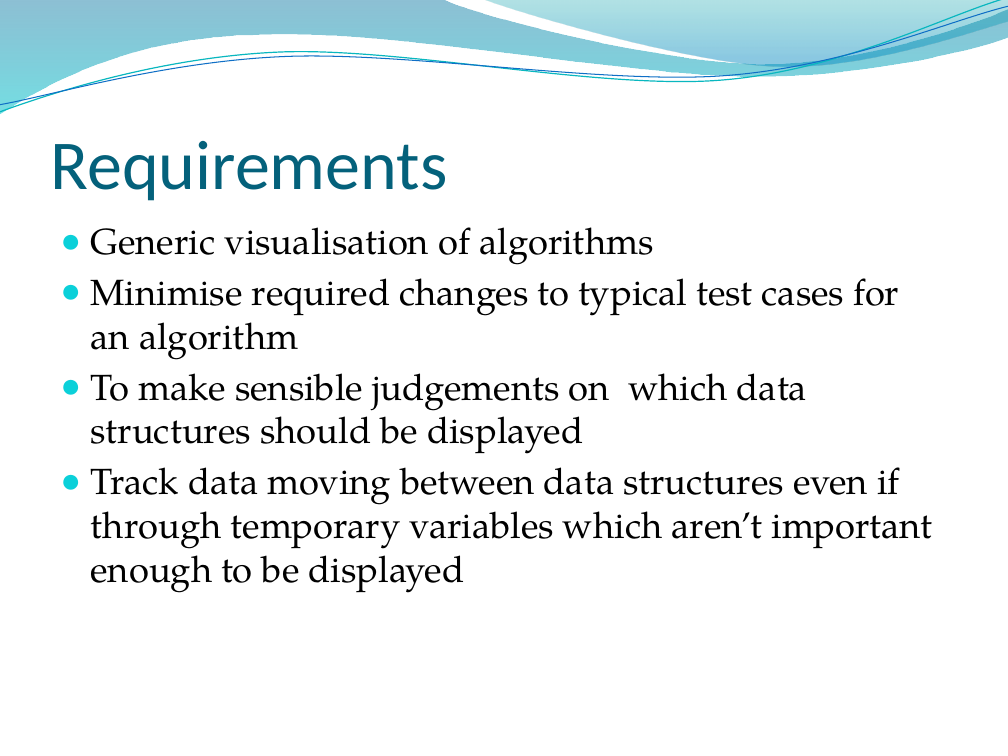
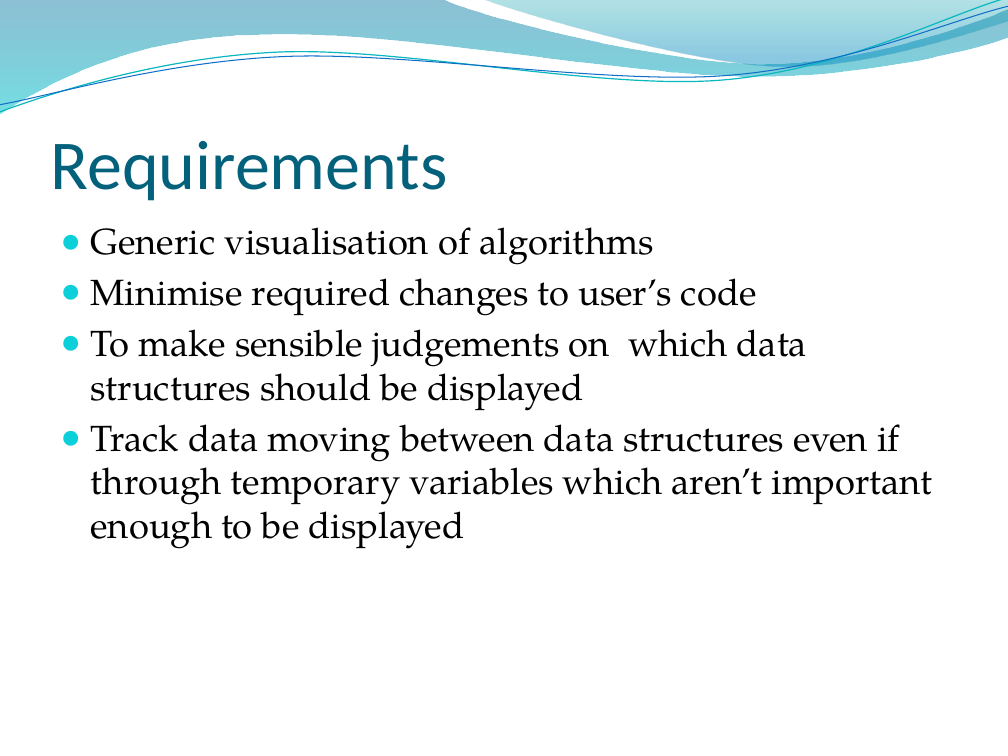
Before and after one commit to Seltzer/Algovis---Algorithm-Visualisation, a slide deck: slide 4 of docs/conference presentation - the real thing.pptx. Drawn at 1008x756 pixels with LibreOffice and Linux fonts; fonts in the diff are those of the drawing; background and template pictures are left out. Boxes give left, top, right and bottom in pixels: in the first picture for what was removed or moved away, otherwise in the second. Text is boxed around its words. In the diff, an @@ line names an element or a change of style, - is before the commit and + after.

```diff
--- a/docs/conference presentation - the real thing.pptx
+++ b/docs/conference presentation - the real thing.pptx
@@ text at [91,278,757,316]: text changed @@
-● Minimise required changes to typical test cases for an algorithm
+● Minimise required changes to user’s code
```
Also in this commit, not shown: 6 other slides changed, 4 slides added, 1 slide removed.
